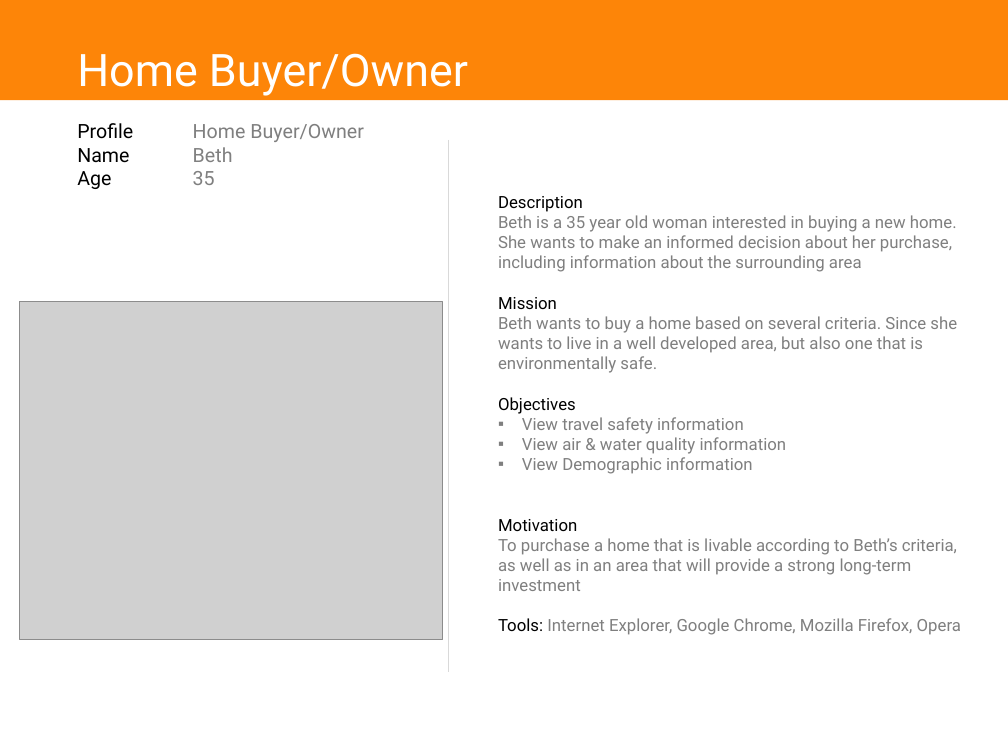
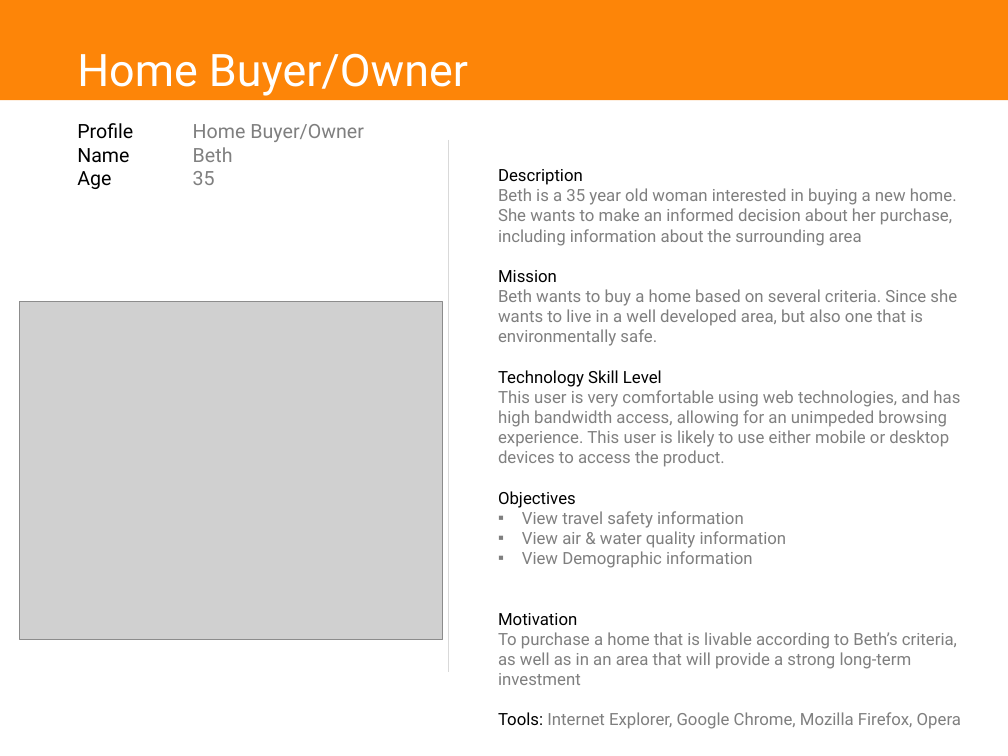
Before and after one commit to Octo-Hackathon/octo-mock2, a slide deck: slide 1 of Deliverables/UX/InFlow Personas and Workflows.pptx. Drawn at 1008x756 pixels with LibreOffice and Linux fonts; fonts in the diff are those of the drawing; grey boxes stand for pictures. Boxes give left, top, right and bottom in pixels: in the first picture for what was removed or moved away, otherwise in the second. Text is boxed around its words. In the diff, an @@ line names an element or a change of style, - is before the commit and + after.

```diff
--- a/Deliverables/UX/InFlow Personas and Workflows.pptx
+++ b/Deliverables/UX/InFlow Personas and Workflows.pptx
@@ text "Description": place and size @@
-text "Description" at [498,196,961,635]
+text "Description" at [498,169,961,729]
@@ text at [498,370,960,467]: paragraphs added @@
+Technology Skill Level
+This user is very comfortable using web technologies, and has high bandwidth access, allowing for an unimpeded browsing experience. This user is likely to use either mobile or desktop devices to access the product.
```
Also in this commit, not shown: 3 other slides changed, 1 other file.
